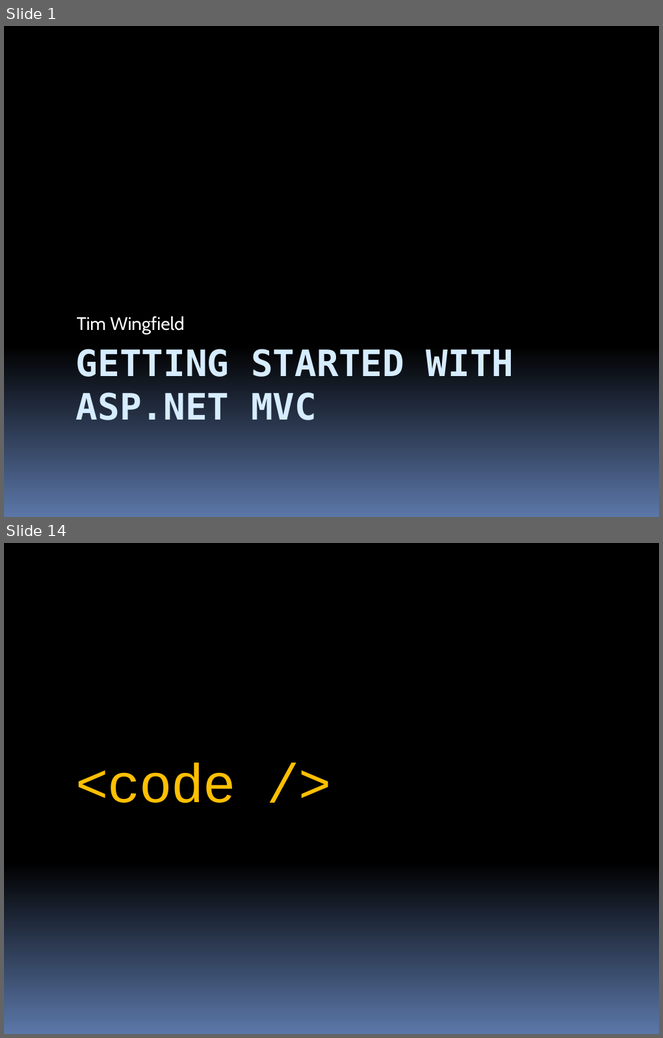
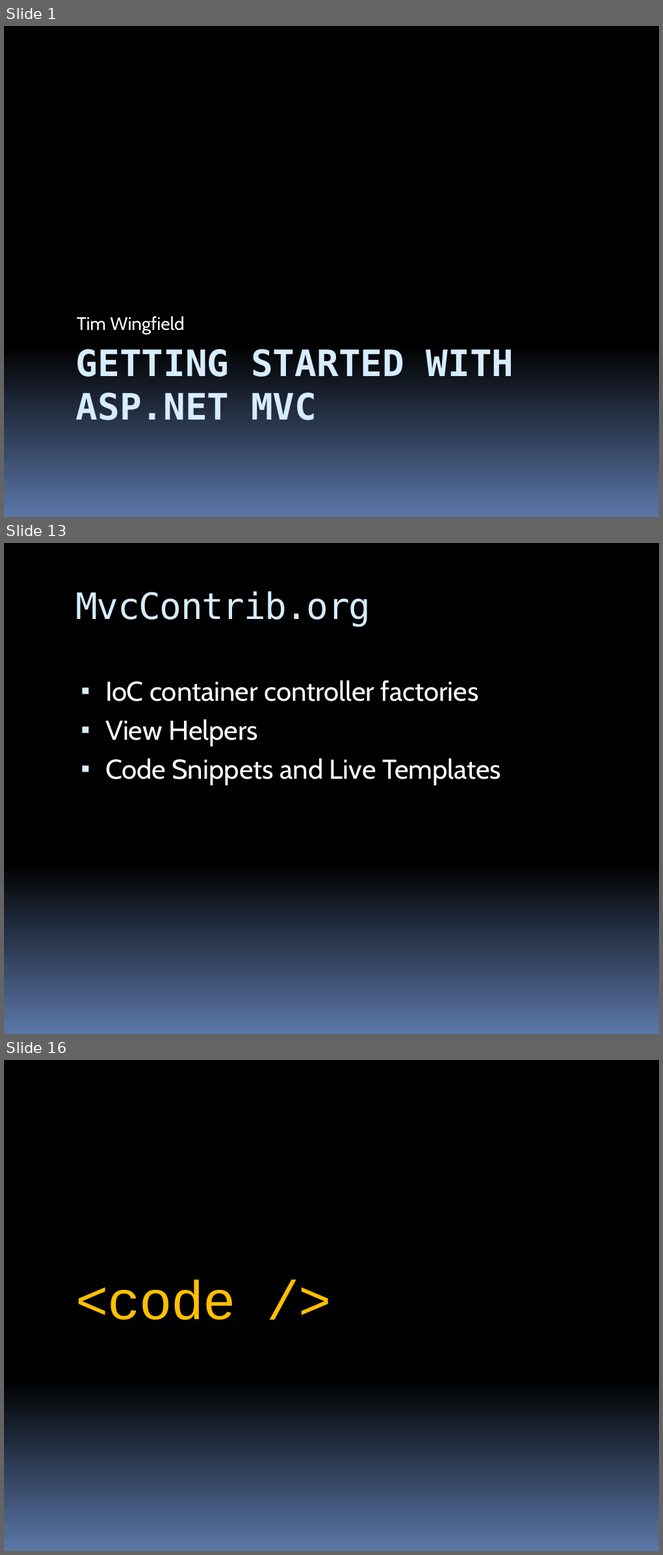
Before and after one commit to stevenharman/codeincubator, a slide deck: Samples/Getting-Started-With-MVC/Getting Started with MVC.pptx. Shown one above the other, each under a label of ours: slides 1 and 14 before the commit, slides 1, 13 and 16 after it; the slides between them are not shown. The pictures are 663x1038 and 663x1555 pixels, drawn with LibreOffice and Linux fonts; fonts in the diff are those of the drawing. Boxes give left, top, right and bottom in pixels: in the first picture for what was removed or moved away, otherwise in the second. Text is boxed around its words. In the diff, an @@ line names an element or a change of style, - is before the commit and + after.

```diff
--- a/Samples/Getting-Started-With-MVC/Getting Started with MVC.pptx
+++ b/Samples/Getting-Started-With-MVC/Getting Started with MVC.pptx
@@ slide 13 added at bbox=[4, 543, 659, 1034], background gradient #000000 to #5B77A8 @@
@@ title added at bbox=[76, 591, 371, 626], 40 pt, text #D6ECFF @@
+MvcContrib.org
@@ text added at bbox=[105, 680, 501, 785], 30 pt, text #FFFFFF @@
+▪ IoC container controller factories
+▪ View Helpers
+▪ Code Snippets and Live Templates
@@ what was slide 14 is now slide 16 @@
```
Also in this commit, not shown: 8 slides changed, 5 other slides added, 4 slides removed.
